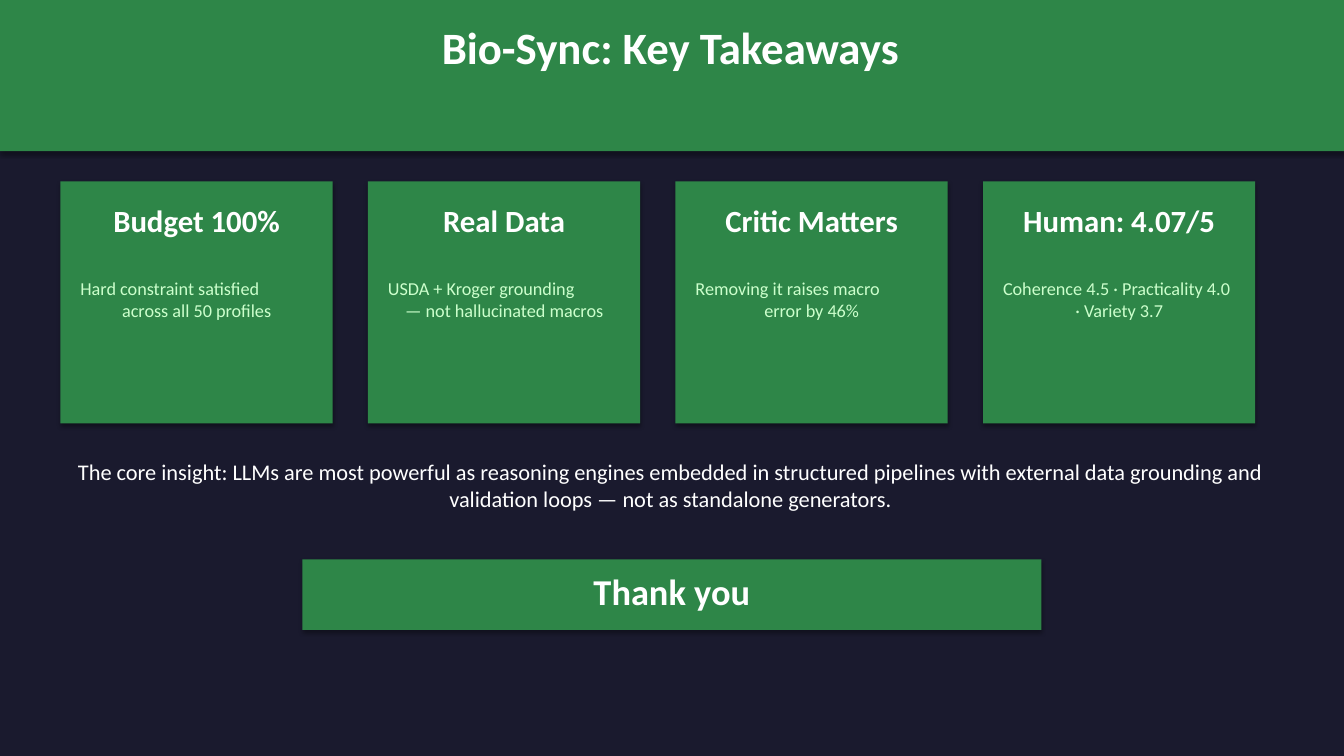
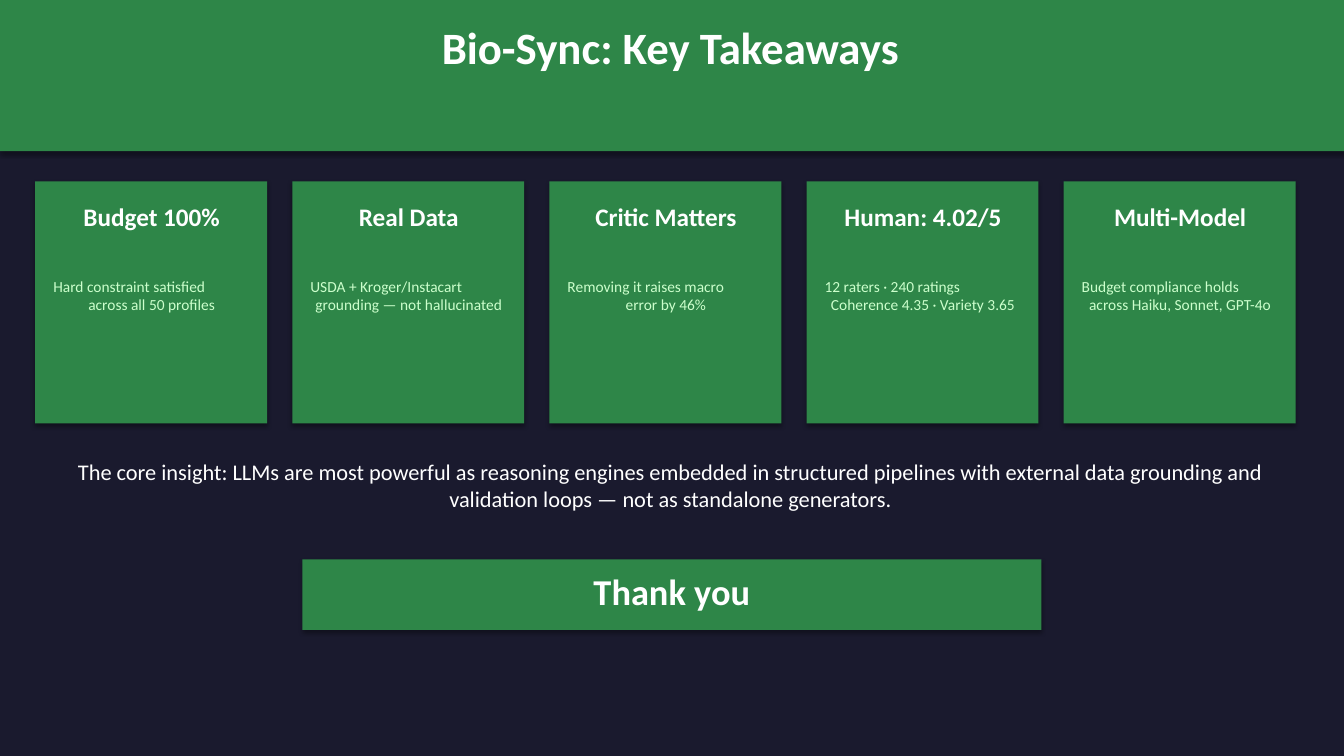
Before and after one commit to Aritra7/Biosync, a slide deck: slide 13 of BioSync_Presentation.pptx (slide 11 before the commit). Drawn at 1344x756 pixels with LibreOffice and Linux fonts; fonts in the diff are those of the drawing. Boxes give left, top, right and bottom in pixels: in the first picture for what was removed or moved away, otherwise in the second. Text is boxed around its words. In the diff, an @@ line names an element or a change of style, - is before the commit and + after.

```diff
--- a/BioSync_Presentation.pptx
+++ b/BioSync_Presentation.pptx
@@ rectangle: place and size @@
-rectangle at (60, 181, 333, 423)
+rectangle at (35, 181, 267, 423)
@@ text "Budget 100%": place and size @@
-text "Budget 100%" at (113, 210, 280, 238)
+text "Budget 100%" at (83, 208, 220, 231)
@@ rectangle: place and size @@
-rectangle at (368, 181, 640, 423)
+rectangle at (292, 181, 524, 423)
@@ text "Real Data": place and size @@
-text "Real Data" at (443, 210, 565, 233)
+text "Real Data" at (359, 208, 459, 226)
@@ rectangle added at (549, 181, 781, 423), fill #2E8648 @@
@@ size 22 to 18 pt in 3 elements at (83, 208, 220, 231), (359, 208, 459, 226), (595, 208, 737, 226) @@
@@ text "Critic Matters": place and size @@
-text "Critic Matters" at (725, 210, 898, 233)
+text "Critic Matters" at (595, 208, 737, 226)
@@ rectangle: place and size @@
-rectangle at (676, 181, 948, 423)
+rectangle at (807, 181, 1038, 423)
@@ text at (844, 208, 1002, 227): text changed; size 22 to 18 pt @@
-Human: 4.07/5
+Human: 4.02/5
@@ rectangle: place and size @@
-rectangle at (983, 181, 1255, 423)
+rectangle at (1064, 181, 1296, 423)
@@ text added at (1114, 208, 1246, 226), 18 pt, text #FFFFFF, bold @@
+Multi-Model
@@ text "Hard constraint satisfied across all ...": place and size @@
-text "Hard constraint satisfied across all ..." at (80, 282, 271, 320)
+text "Hard constraint satisfied across all ..." at (53, 281, 215, 313)
@@ text "Hard constraint satisfied across all ..." at (53, 281, 215, 313): size 13 to 11 pt @@
@@ text at (310, 281, 502, 313): text changed; size 13 to 11 pt @@
-USDA + Kroger grounding
-— not hallucinated macros
+USDA + Kroger/Instacart
+grounding — not hallucinated
@@ text "Removing it raises macro error ..." at (567, 281, 724, 313): size 13 to 11 pt @@
@@ text "Removing it raises macro error ...": place and size @@
-text "Removing it raises macro error ..." at (695, 282, 880, 320)
+text "Removing it raises macro error ..." at (567, 281, 724, 313)
@@ text added at (825, 281, 1014, 313), 11 pt, text #CCFFCC @@
+12 raters · 240 ratings
+Coherence 4.35 · Variety 3.65
@@ text removed at (1003, 282, 1230, 320) @@
-Coherence 4.5 · Practicality 4.0
-· Variety 3.7
@@ text added at (1082, 281, 1271, 312), 11 pt, text #CCFFCC @@
+Budget compliance holds
+across Haiku, Sonnet, GPT-4o
```
Also in this commit, not shown: 3 slides added, 1 slide removed, 9 other files.
